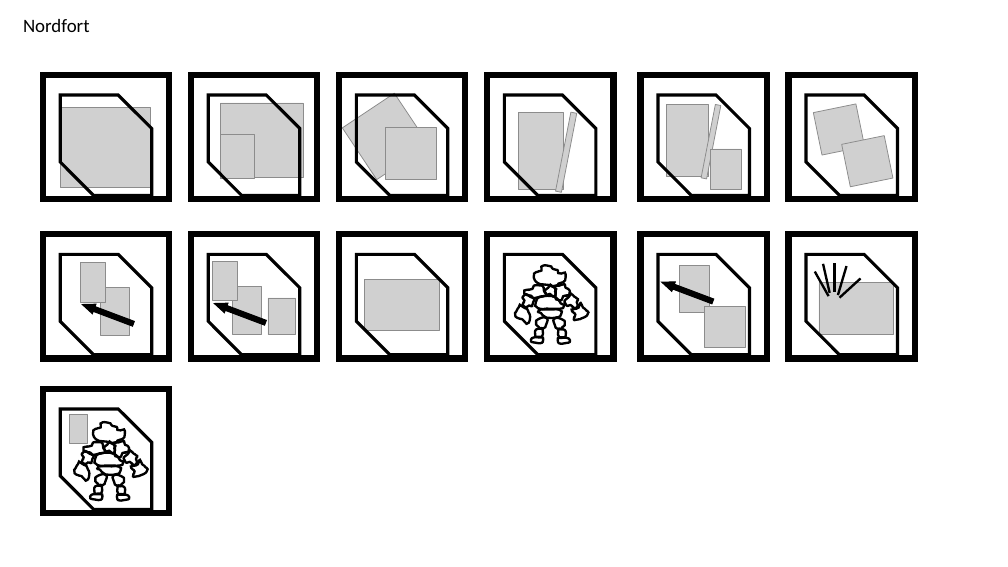
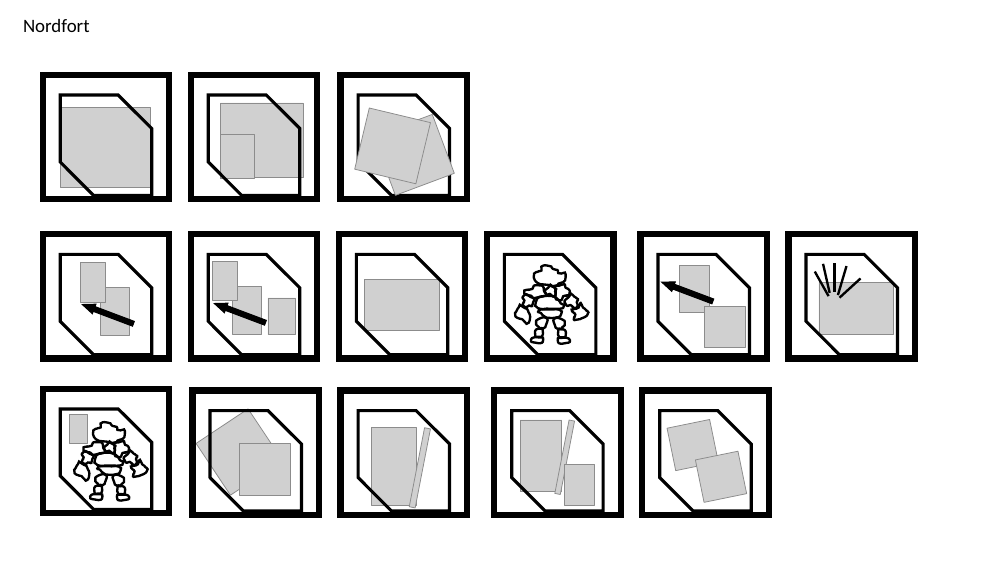
Before and after one commit to alexliuhust/JS_ChessGames, a slide deck: slide 2 of image process/drawings.pptx. Drawn at 1008x567 pixels with LibreOffice and Linux fonts; fonts in the diff are those of the drawing; grey boxes stand for pictures. Boxes give left, top, right and bottom in pixels: in the first picture for what was removed or moved away, otherwise in the second. Text is boxed around its words. In the diff, an @@ line names an element or a change of style, - is before the commit and + after.

```diff
--- a/image process/drawings.pptx
+++ b/image process/drawings.pptx
@@ rectangle added at (341, 75, 467, 200), outline #000000 6 pt @@
@@ picture added at (355, 108, 431, 183) @@
@@ snip diag rect added at (358, 95, 450, 196), outline #000000 3 pt @@
@@ picture added at (374, 114, 454, 195) @@
@@ 9 pictures, 4 rectangles, 4 snip diag rects: place and size @@
-9 pictures, 4 rectangles, 4 snip diag rects at (339, 75, 915, 200)
+9 pictures, 4 rectangles, 4 snip diag rects at (193, 390, 769, 515)
```
Also in this commit, not shown: 1 other slide changed, 7 other files.
